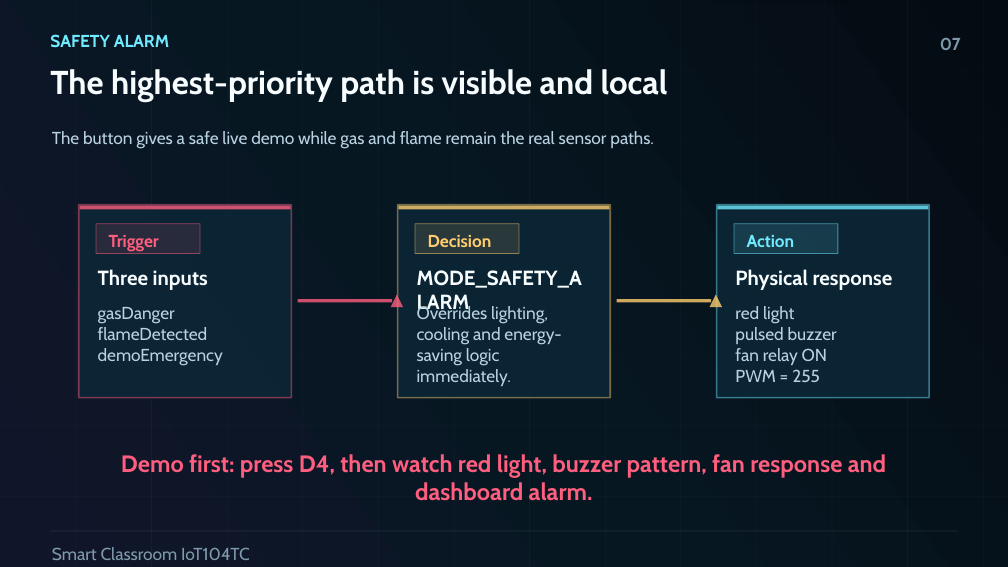
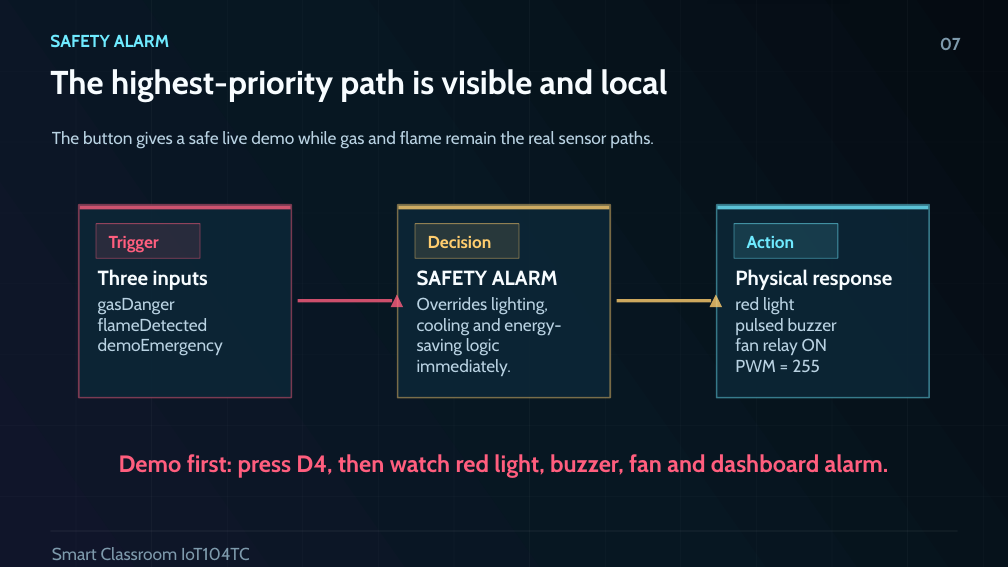
Before and after one commit to 3351666087/desktop-tutorial, a slide deck: slide 7 of docs/presentation/SmartClassroom_IoT104TC_Demo.pptx. Drawn at 1008x567 pixels with LibreOffice and Linux fonts; fonts in the diff are those of the drawing. Boxes give left, top, right and bottom in pixels: in the first picture for what was removed or moved away, otherwise in the second. Text is boxed around its words. In the diff, an @@ line names an element or a change of style, - is before the commit and + after.

Commit message:
Add PPT layout QA to delivery self-check

```diff
--- a/docs/presentation/SmartClassroom_IoT104TC_Demo.pptx
+++ b/docs/presentation/SmartClassroom_IoT104TC_Demo.pptx
@@ rectangle: place and size @@
-rectangle at box(96, 224, 200, 254)
+rectangle at box(96, 224, 200, 259)
@@ rectangle: place and size @@
-rectangle at box(415, 224, 520, 254)
+rectangle at box(415, 224, 520, 259)
@@ rectangle: place and size @@
-rectangle at box(734, 224, 839, 254)
+rectangle at box(734, 224, 839, 259)
@@ text "gasDanger": place and size @@
-text "gasDanger" at box(98, 307, 223, 366)
+text "gasDanger" at box(98, 298, 223, 356)
@@ text "Overrides lighting, cooling and energy-saving ...": place and size @@
-text "Overrides lighting, cooling and energy-saving ..." at box(417, 305, 561, 386)
+text "Overrides lighting, cooling and energy-saving ..." at box(417, 297, 561, 376)
@@ text at box(417, 270, 558, 286): text changed @@
-MODE_SAFETY_ALARM
+SAFETY ALARM
@@ text "red light": place and size @@
-text "red light" at box(735, 306, 837, 382)
+text "red light" at box(735, 297, 837, 372)
@@ text at box(119, 454, 889, 478): text changed @@
-Demo first: press D4, then watch red light, buzzer pattern, fan response and dashboard alarm.
+Demo first: press D4, then watch red light, buzzer, fan and dashboard alarm.
```
Also in this commit, not shown: 15 other slides changed, 18 other files.
